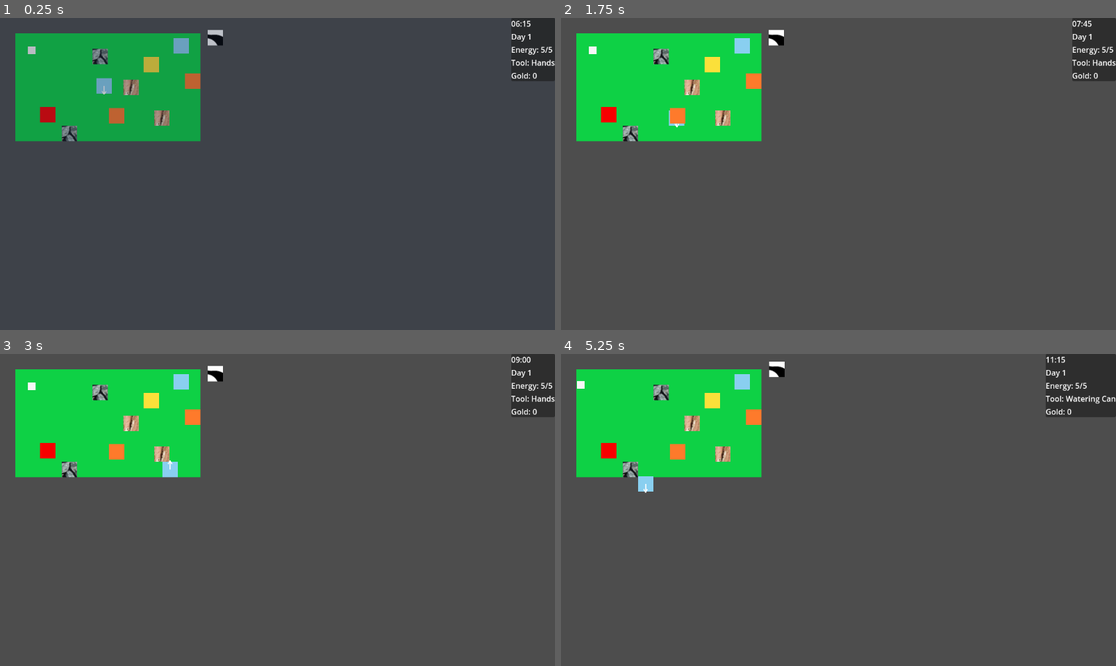
Above: before the commit, frames 1-4 (two rows, left to right).
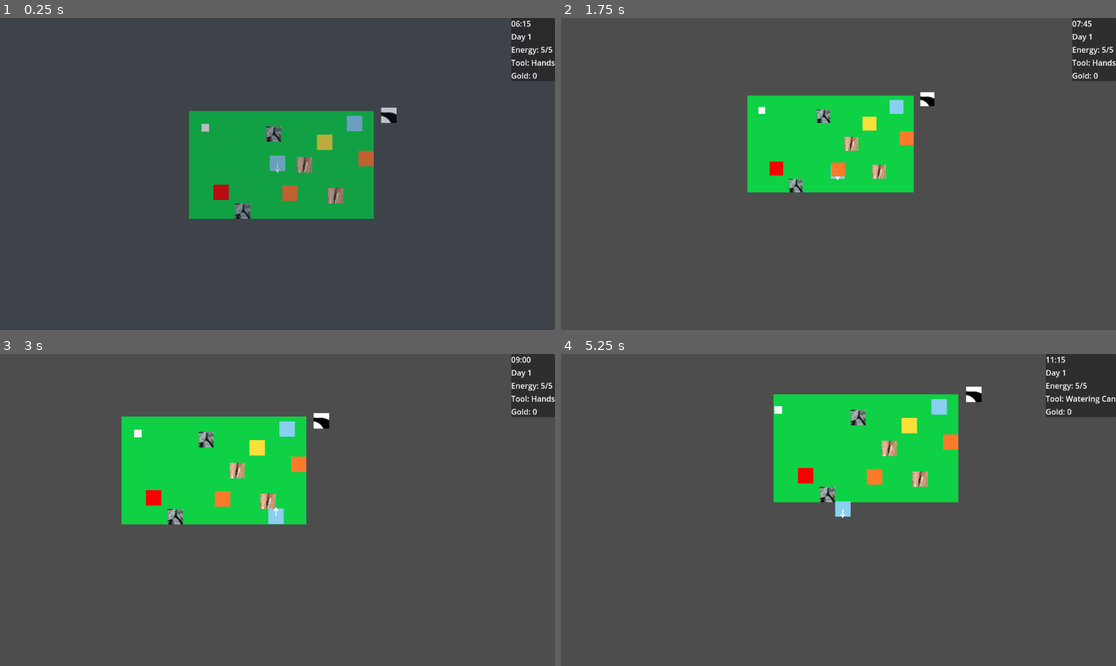
Above: after the commit, the same moments.

Repository: Elias-Fariz/agri-cultured
Game: Godot game, scene res://tscn/Farm.tscn
Same seed, same stepped clock (60 frames per second), same inputs: the game is played once before the commit and once after it.
Inputs:
- Up to frame 1 (0.25 s): no input
- Up to frame 2 (1.75 s): hold D (move_right) 0.53-1.28 s; hold E (interact) 0.53-1.28 s; tap = (camera_zoom_in, bound only after the commit) at 0.8, 1.35 s; hold S (move_down) from 1.28 s (still down); tap - (camera_zoom_out, bound only after the commit) at 1.55 s
- Up to frame 3 (3 s): release S (move_down) at 2.03 s; hold D (move_right) 2.03-2.78 s; hold - (camera_zoom_out, bound only after the commit) 2.03-2.78 s; tap E (interact) at 2.3, 2.85 s; hold W (move_up) from 2.78 s (still down)
- Up to frame 4 (5.25 s): tap = (camera_zoom_in, bound only after the commit) at 3.05 s; release W (move_up) at 3.53 s; hold P (plant_seed) 3.53-4.28 s; hold A (move_left) 3.53-5.03 s; tap - (camera_zoom_out, bound only after the commit) at 3.8 s; tap Escape (ui_cancel) at 4.15 s; tap Space (tool) at 4.35 s; tap E (interact) at 4.55 s; tap Backspace (camera_zoom_reset, bound only after the commit) at 4.9 s; hold S (move_down) from 5.03 s (still down); hold Q (tool_next) from 5.03 s (still down)

The runs differ from the first frame. In frame 1, 23% of the frame differs, in the area x 2-72%, y 3-65%; in frame 2, 20%; in frame 3, 18%; in frame 4, 24%, in the area x 2-76%, y 2-53%.

Commit message:
camera work
added camera that follows player smoothly, has bounds, and locks onto the NPC you're talking to

Diff:
--- a/project.godot
+++ b/project.godot
@@ -70,3 +70,18 @@
 "events": [Object(InputEventKey,"resource_local_to_scene":false,"resource_name":"","device":-1,"window_id":0,"alt_press …(192 unchanged characters)…
 ]
 }
+camera_zoom_in={
+"deadzone": 0.2,
+"events": [Object(InputEventKey,"resource_local_to_scene":false,"resource_name":"","device":-1,"window_id":0,"alt_pressed":false,"shift_pressed":false,"ctrl_pressed":false,"meta_pressed":false,"pressed":false,"keycode":0,"physical_keycode":61,"key_label":0,"unicode":61,"location":0,"echo":false,"script":null)
+]
+}
+camera_zoom_out={
+"deadzone": 0.2,
+"events": [Object(InputEventKey,"resource_local_to_scene":false,"resource_name":"","device":-1,"window_id":0,"alt_pressed":false,"shift_pressed":false,"ctrl_pressed":false,"meta_pressed":false,"pressed":false,"keycode":0,"physical_keycode":45,"key_label":0,"unicode":45,"location":0,"echo":false,"script":null)
+]
+}
+camera_zoom_reset={
+"deadzone": 0.2,
+"events": [Object(InputEventKey,"resource_local_to_scene":false,"resource_name":"","device":-1,"window_id":0,"alt_pressed":false,"shift_pressed":false,"ctrl_pressed":false,"meta_pressed":false,"pressed":false,"keycode":0,"physical_keycode":4194308,"key_label":0,"unicode":0,"location":0,"echo":false,"script":null)
+]
+}
--- a/scripts/DialogueUI.gd
+++ b/scripts/DialogueUI.gd
@@ -42,6 +42,10 @@
 	_index = 0
 	super.hide_overlay()
 
+	var player := get_tree().get_first_node_in_group("player")
+	if player != null and player.has_method("camera_clear_focus"):
+		player.camera_clear_focus()
+
 func _unhandled_input(event: InputEvent) -> void:
 	if not _active:
 		return
--- a/scripts/NPC.gd
+++ b/scripts/NPC.gd
@@ -135,6 +135,17 @@
 		return
 
 	# ... existing quest + friendship dialogue logic below ...
+
+	# --- I KNEW IT! Do it before the shop so that this focus thing only happens with communicating NPCs
+
+	var player := get_tree().get_first_node_in_group("player")
+	if player == null:
+		print("NPC Dialogue: No node in group 'player' found.")
+	elif player.has_method("camera_focus_on_world_point"):
+		print("NPC Dialogue: Focusing camera on NPC: ", global_position)
+		player.camera_focus_on_world_point(global_position + Vector2(0, -10))
+	else:
+		print("NPC Dialogue: Player has no camera_focus_on_world_point()")
 
 	# If this NPC doesn’t have a quest attached, use normal dialogue.
 	if quest_id == "":
--- a/scripts/Player.gd
+++ b/scripts/Player.gd
@@ -14,14 +14,54 @@
 @onready var sensor: Area2D = $InteractSensor
 @onready var indicator: Node2D = $FacingIndicator
 @onready var inventory_ui = get_tree().current_scene.get_node("InventoryUI")
+
+@onready var cam: Camera2D = $Camera2D
+@export var camera_look_ahead_pixels: float = 28.0
+@export var camera_look_ahead_smooth: float = 8.0  # higher = snappier
+
+var _cam_offset: Vector2 = Vector2.ZERO
+
+@export var camera_focus_smooth: float = 8.0
+@export var camera_max_focus_distance: float = 260.0  # prevents extreme offsets
+
+var _camera_focus_active: bool = false
+var _camera_focus_point: Vector2 = Vector2.ZERO
+var _cam_focus_offset: Vector2 = Vector2.ZERO
+
+@export var zoom_step: float = 0.1
+@export var zoom_min: float = 0.6
+@export var zoom_max: float = 1.6
+@export var zoom_smooth: float = 12.0
+
+var _target_zoom: float = 1.0
+
+var _cam_original_parent: Node = null
+var _cam_original_index: int = -1
+var _cam_original_transform: Transform2D
+
 
 
 func _ready() -> void:
 	# Ensure the sensor starts in front of the player (down by default)
 	_update_sensor_position()
 	indicator.set_direction(facing)
-
-func _physics_process(_delta: float) -> void:
+	_apply_camera_bounds_if_present()
+	_target_zoom = cam.zoom.x
+
+
+
+func _enter_tree() -> void:
+	call_deferred("_apply_camera_bounds_if_present")
+
+func _physics_process(delta: float) -> void:
+	# 1) Camera should ALWAYS update
+	if _camera_focus_active:
+		_update_camera_focus_offset(delta)
+	else:
+		_update_camera_lookahead(delta)
+
+	_update_camera_zoom(delta)
+
 	if GameState.is_gameplay_locked():
 		velocity = Vector2.ZERO
 		move_and_slide()
@@ -62,6 +102,13 @@
 		GameState.cycle_tool_next()
 		print("Selected tool:", GameState.get_tool_name())
 
+	if event.is_action_pressed("camera_zoom_in"):
+		_target_zoom = clamp(_target_zoom - zoom_step, zoom_min, zoom_max)
+	if event.is_action_pressed("camera_zoom_out"):
+		_target_zoom = clamp(_target_zoom + zoom_step, zoom_min, zoom_max)
+	if event.is_action_pressed("camera_zoom_reset"):
+		_target_zoom = 1.0
+
 
 func _update_sensor_position() -> void:
 	# Keep sensor one "step" in front of the player
@@ -74,3 +121,110 @@
 		if a.has_method("interact"):
 			a.interact()
 			return
+
+func _apply_camera_bounds_if_present() -> void:
+	# Looks for a Node2D called "CameraBounds" in the current scene,
+	# with Marker2D children "TopLeft" and "BottomRight".
+	var scene_root := get_tree().current_scene
+	if scene_root == null:
+		return
+
+	var bounds := scene_root.get_node_or_null("CameraBounds")
+	if bounds == null:
+		print("No CameraBounds found in this scene (optional).")
+		return
+
+	var tl := bounds.get_node_or_null("TopLeft") as Marker2D
+	var br := bounds.get_node_or_null("BottomRight") as Marker2D
+	if tl == null or br == null:
+		print("CameraBounds needs Marker2D children named TopLeft and BottomRight.")
+		return
+
+	# Godot Camera2D limits are in pixels (world coordinates)
+	cam.limit_left = int(tl.global_position.x)
+	cam.limit_top = int(tl.global_position.y)
+	cam.limit_right = int(br.global_position.x)
+	cam.limit_bottom = int(br.global_position.y)
+
+	# Optional: keep limits updated if you switch scenes
+	print("Camera limits set: L/T/R/B = ",
+		cam.limit_left, cam.limit_top, cam.limit_right, cam.limit_bottom)
+
+func _update_camera_lookahead(delta: float) -> void:
+	if cam == null:
+		return
+
+	# You said you have player.facing already (Vector2 like (1,0), (0,-1))
+	var facing_dir := facing
+	if facing_dir == Vector2.ZERO:
+		facing_dir = Vector2.DOWN  # safe fallback, optional
+
+	var target_offset := facing_dir.normalized() * camera_look_ahead_pixels
+
+	# Smoothly approach target offset
+	_cam_offset = _cam_offset.lerp(target_offset, 1.0 - pow(0.001, delta * camera_look_ahead_smooth))
+
+	# Apply as camera local offset
+	cam.position = _cam_offset
+
+func _update_camera_zoom(delta: float) -> void:
+	if cam == null:
+		return
+
+	var current: float = cam.zoom.x
+	var t: float = 1.0 - pow(0.001, delta * zoom_smooth)
+	var next_zoom: float = lerp(current, _target_zoom, t)
+
+	cam.zoom = Vector2(next_zoom, next_zoom)
+
+func camera_focus_on_world_point(world_pos: Vector2) -> void:
+	_camera_focus_active = true
+	_camera_focus_point = world_pos
+	_cam_focus_offset = cam.position
+	# Optional: stop Camera2D’s own smoothing from fighting us
+	if cam:
+		cam.position_smoothing_enabled = false
+
+	print("Limits L/T/R/B: ",
+	cam.limit_left, ", ",
+	cam.limit_top, ", ",
+	cam.limit_right, ", ",
+	cam.limit_bottom,
+	"  Zoom:", cam.zoom)
+
+func camera_clear_focus() -> void:
+	_camera_focus_active = false
+	# Return control to your normal look-ahead system
+	if cam:
+		cam.position_smoothing_enabled = true
+
+func _update_camera_focus(delta: float) -> void:
+	if cam == null:
+		return
+
+	if not _camera_focus_active:
+		return
+
+	# Smoothly move the camera's global position toward focus point
+	# (This overrides the "follow player" feel temporarily)
+	var cur: Vector2 = cam.global_position
+	var t: float = 1.0 - pow(0.001, delta * camera_focus_smooth)
+	cam.global_position = cur.lerp(_camera_focus_point, t)
+
+func _update_camera_focus_offset(delta: float) -> void:
+	if cam == null:
+		return
+
+	# Desired offset so the camera looks at the NPC relative to the player
+	var desired := _camera_focus_point - global_position
+
+	# Keep it reasonable so we don't fling the camera
+	if desired.length() > camera_max_focus_distance:
+		desired = desired.normalized() * camera_max_focus_distance
+
+	# Smooth it
+	var t: float = 1.0 - pow(0.001, delta * camera_focus_smooth)
+	_cam_focus_offset = _cam_focus_offset.lerp(desired, t)
+
+	# Apply as local camera offset
+	cam.position = _cam_focus_offset
--- a/scripts/RainOverlay.gd
+++ b/scripts/RainOverlay.gd
@@ -1,8 +1,10 @@
-extends CanvasLayer
+extends BaseOverlay
 
 @onready var particles := $GPUParticles2D
 
 func _ready() -> void:
+	particles.visible = true
+	super._ready()
 	var wc := get_node_or_null("/root/WeatherChange")
 	if wc == null:
 		print("RainOverlay: WeatherChange autoload not found at /root/WeatherChange")
--- a/tscn/Farm.tscn
+++ b/tscn/Farm.tscn
@@ -146,3 +146,11 @@
 shape = SubResource("RectangleShape2D_u3713")
 
 [node name="RainOverlay" parent="PenArea2" instance=ExtResource("23_f2050")]
+
+[node name="CameraBounds" type="Node2D" parent="."]
+
+[node name="TopLeft" type="Marker2D" parent="CameraBounds"]
+position = Vector2(-593, -373)
+
+[node name="BottomRight" type="Marker2D" parent="CameraBounds"]
+position = Vector2(1598, 972)
--- a/tscn/Player.tscn
+++ b/tscn/Player.tscn
@@ -34,3 +34,7 @@
 [node name="PointLight2D" type="PointLight2D" parent="."]
 visible = false
 texture = ExtResource("4_kghmo")
+
+[node name="Camera2D" type="Camera2D" parent="."]
+position_smoothing_enabled = true
+position_smoothing_speed = 6.0
--- a/tscn/Town.tscn
+++ b/tscn/Town.tscn
@@ -122,6 +122,15 @@
 
 [node name="RainOverlay" parent="." instance=ExtResource("16_vlptm")]
 
+[node name="CameraBounds" type="Node2D" parent="."]
+position = Vector2(175, 32)
+
+[node name="TopLeft" type="Marker2D" parent="CameraBounds"]
+position = Vector2(-593, -373)
+
+[node name="BottomRight" type="Marker2D" parent="CameraBounds"]
+position = Vector2(1598, 972)
+
 [node name="NPCSpots" type="Node2D" parent="."]
 
 [node name="Shopkeeper_MorningSpot" type="Marker2D" parent="NPCSpots"]
--- a/ui/RainOverlay.tscn
+++ b/ui/RainOverlay.tscn
@@ -20,6 +20,7 @@
 script = ExtResource("1_vd4ke")
 
 [node name="GPUParticles2D" type="GPUParticles2D" parent="."]
+visible = false
 position = Vector2(560, 16)
 amount = 250
 texture = ExtResource("2_vd4ke")
Not shown, changed: requirements.txt
